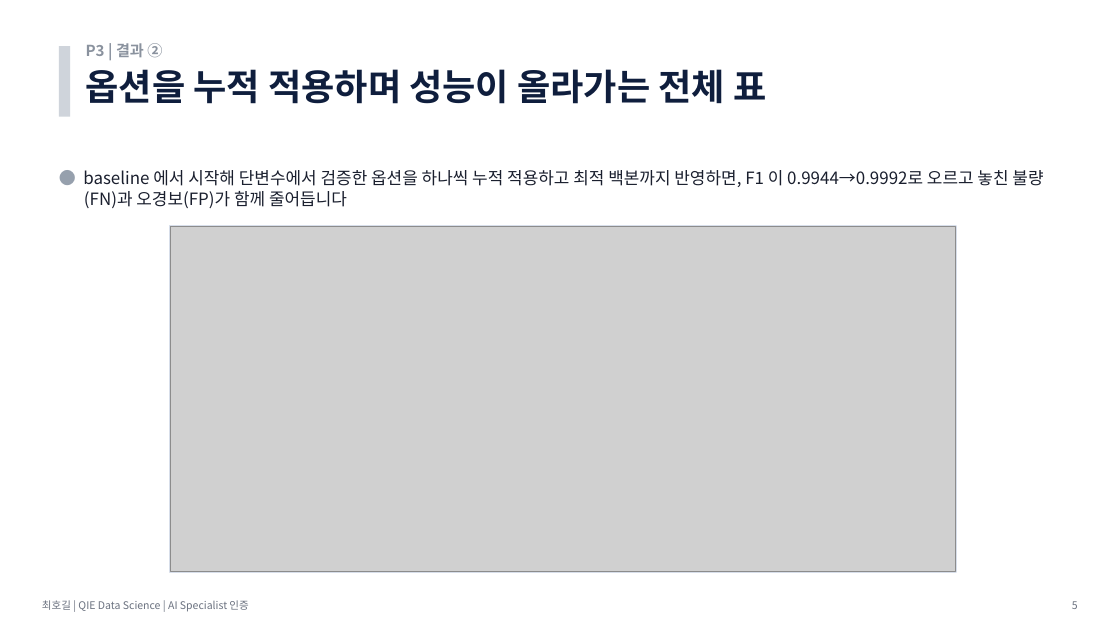
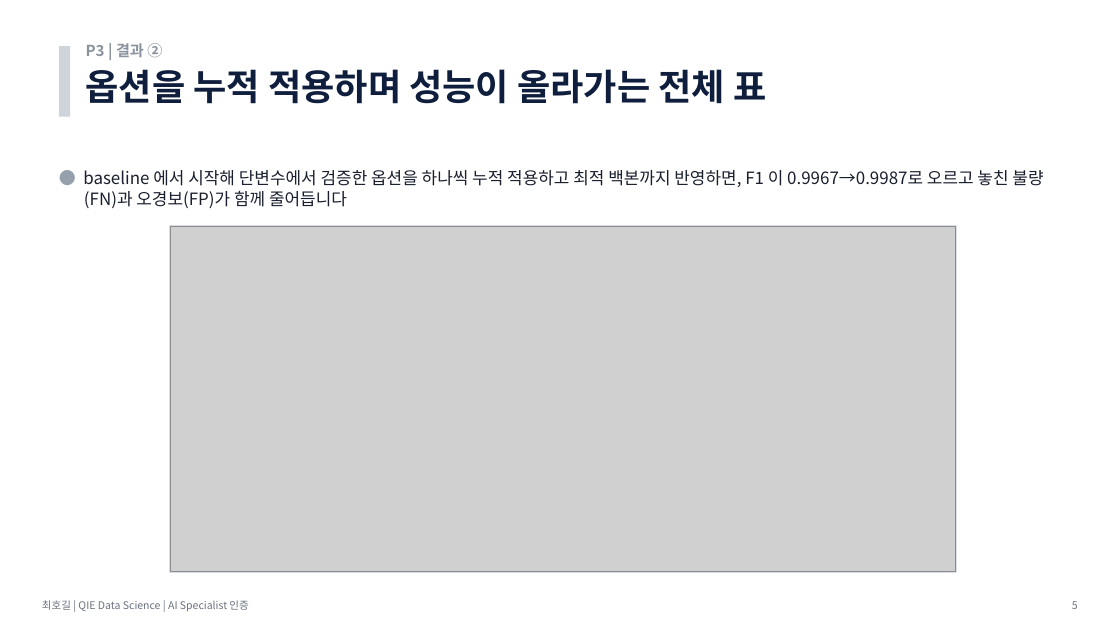
Before and after one commit to hogil/fbm_paper, a slide deck: slide 5 of recommendation/presentation/발표_P3_데이터생성_최호길.pptx. Drawn at 1120x630 pixels with LibreOffice and Linux fonts; fonts in the diff are those of the drawing; grey boxes stand for pictures. Boxes give left, top, right and bottom in pixels: in the first picture for what was removed or moved away, otherwise in the second. Text is boxed around its words. In the diff, an @@ line names an element or a change of style, - is before the commit and + after.

```diff
--- a/recommendation/presentation/발표_P3_데이터생성_최호길.pptx
+++ b/recommendation/presentation/발표_P3_데이터생성_최호길.pptx
@@ text at (x1=83, y1=170, x2=1043, y2=208): text changed @@
-● baseline 에서 시작해 단변수에서 검증한 옵션을 하나씩 누적 적용하고 최적 백본까지 반영하면, F1 이 0.9944→0.9992로 오르고 놓친 불량(FN)과 오경보(FP)가 함께 줄어듭니다
+● baseline 에서 시작해 단변수에서 검증한 옵션을 하나씩 누적 적용하고 최적 백본까지 반영하면, F1 이 0.9967→0.9987로 오르고 놓친 불량(FN)과 오경보(FP)가 함께 줄어듭니다
```
Also in this commit, not shown: 1 other slide changed, 7 other files.
